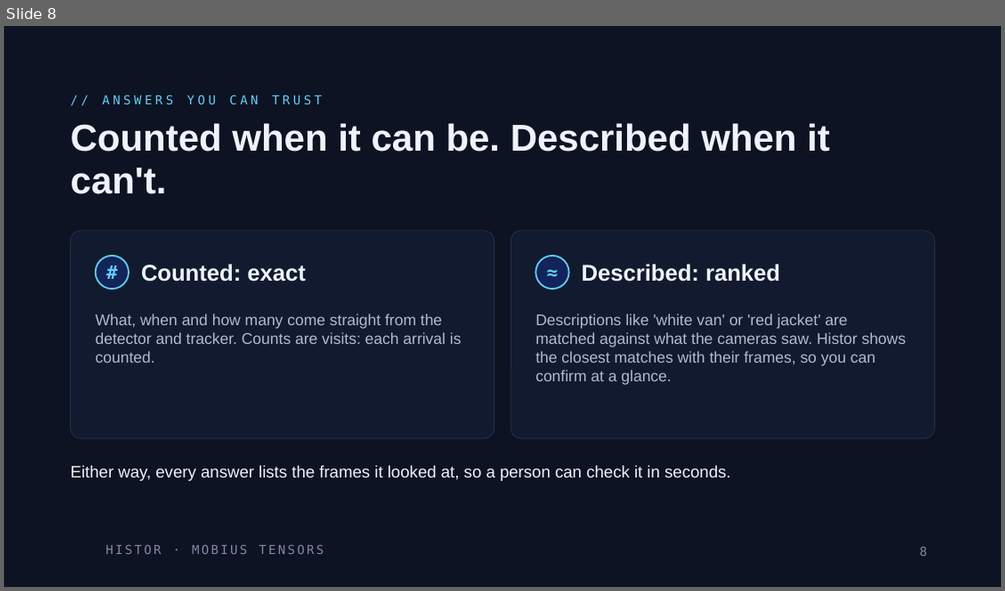
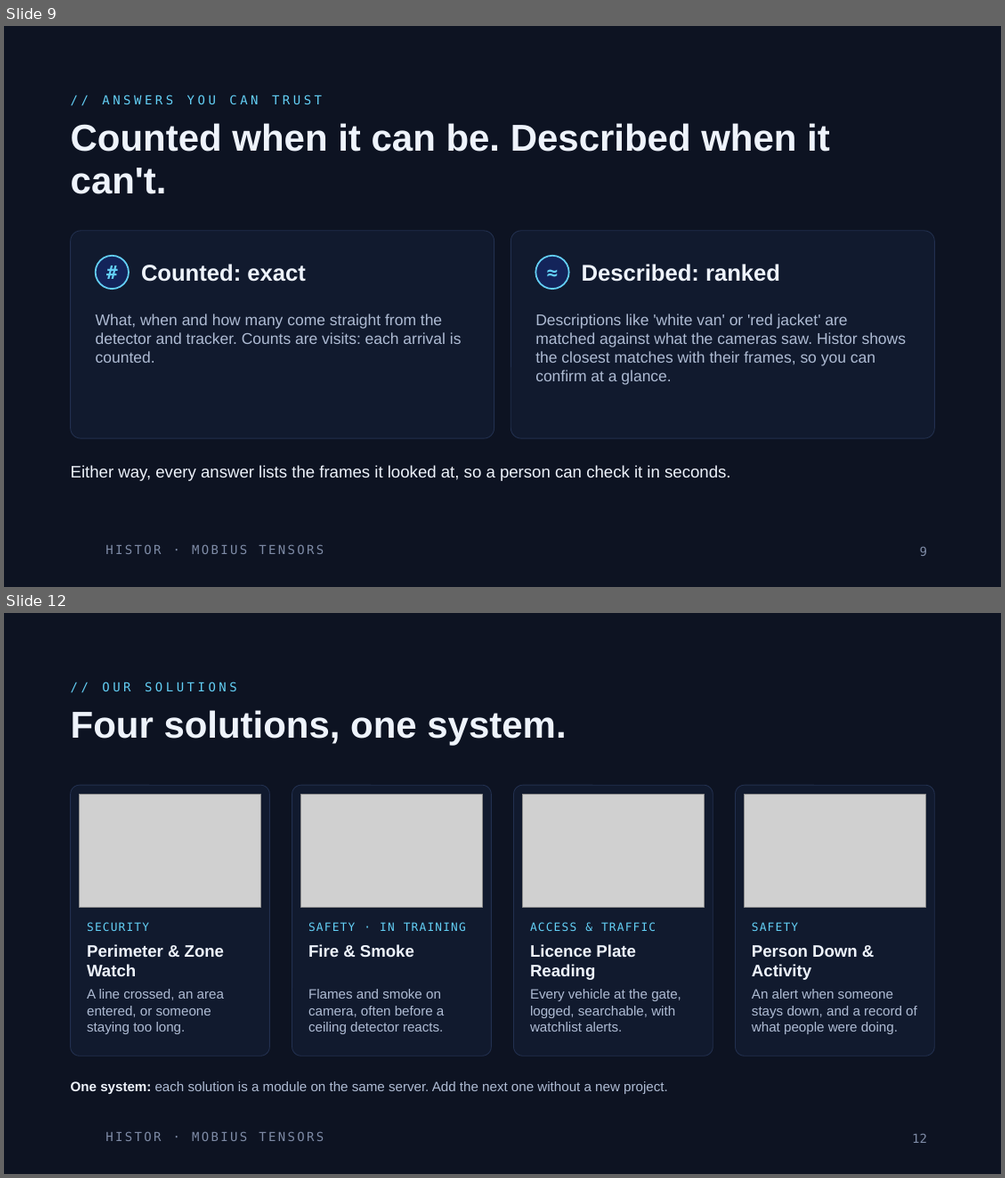
Before and after one commit to rachadlakis/mobius-tensors, a slide deck: projects/histor/docs/Histor.pptx. Shown one above the other, each under a label of ours: slide 8 before the commit, slides 9 and 12 after it; the slides between them are not shown. The pictures are 1005x591 and 1005x1178 pixels, drawn with LibreOffice and Linux fonts; fonts in the diff are those of the drawing; grey boxes stand for pictures; background and template pictures are left out. Boxes give left, top, right and bottom in pixels: in the first picture for what was removed or moved away, otherwise in the second. Text is boxed around its words. In the diff, an @@ line names an element or a change of style, - is before the commit and + after.

```diff
--- a/projects/histor/docs/Histor.pptx
+++ b/projects/histor/docs/Histor.pptx
@@ slide 12 added at [4,613,1001,1174], background #0D1322; not listed: 1 template element that a slide beside it also shows @@
@@ text added at [102,682,237,691], 12 pt, text #63CFF5 @@
+// OUR SOLUTIONS
@@ title added at [71,710,566,746], 36 pt, text #EEF3FB, bold @@
+Four solutions, one system.
@@ rounded rectangle added at [71,785,269,1055], fill #111A2E, outline #22304F 0.75 pt @@
@@ picture added at [80,794,260,907] @@
@@ rounded rectangle added at [291,785,491,1055], fill #111A2E, outline #22304F 0.75 pt @@
@@ picture added at [301,794,482,907] @@
@@ rounded rectangle added at [514,785,713,1055], fill #111A2E, outline #22304F 0.75 pt @@
@@ picture added at [523,794,704,907] @@
@@ rounded rectangle added at [736,785,934,1055], fill #111A2E, outline #22304F 0.75 pt @@
@@ picture added at [744,794,925,907] @@
@@ text added at [87,922,149,931], 11 pt, text #63CFF5 @@
+SECURITY
@@ text added at [308,922,466,931], 11 pt, text #63CFF5 @@
+SAFETY · IN TRAINING
@@ text added at [530,922,655,931], 11 pt, text #63CFF5 @@
+ACCESS & TRAFFIC
@@ text added at [752,922,798,931], 11 pt, text #63CFF5 @@
+SAFETY
@@ text added at [87,944,224,976], 16 pt, text #EEF3FB, bold @@
+Perimeter & Zone Watch
@@ text added at [308,944,414,957], 16 pt, text #EEF3FB, bold @@
+Fire & Smoke
@@ text added at [530,944,635,980], 16 pt, text #EEF3FB, bold @@
+Licence Plate Reading
@@ text added at [752,945,858,980], 16 pt, text #EEF3FB, bold @@
+Person Down & Activity
@@ text added at [87,989,224,1034], 13 pt, text #AEBBD3 @@
+A line crossed, an area entered, or someone staying too long.
@@ text added at [308,989,444,1034], 13 pt, text #AEBBD3 @@
+Flames and smoke on camera, often before a ceiling detector reacts.
@@ text added at [530,989,681,1031], 13 pt, text #AEBBD3 @@
+Every vehicle at the gate, logged, searchable, with watchlist alerts.
@@ text added at [752,989,917,1034], 13 pt, text #AEBBD3 @@
+An alert when someone stays down, and a record of what people were doing.
@@ text added at [71,1081,668,1094], 13 pt, text #AEBBD3 @@
+One system: each solution is a module on the same server. Add the next one without a new project.
@@ page number added at [912,1133,927,1143], 12 pt, text #7E8BA6 @@
+12
@@ what was slide 8 is now slide 9 @@
@@ page number at [920,546,927,556]: text changed @@
-8
+9
```
Also in this commit, not shown: 5 slides changed, 8 other slides added, 46 other files.
